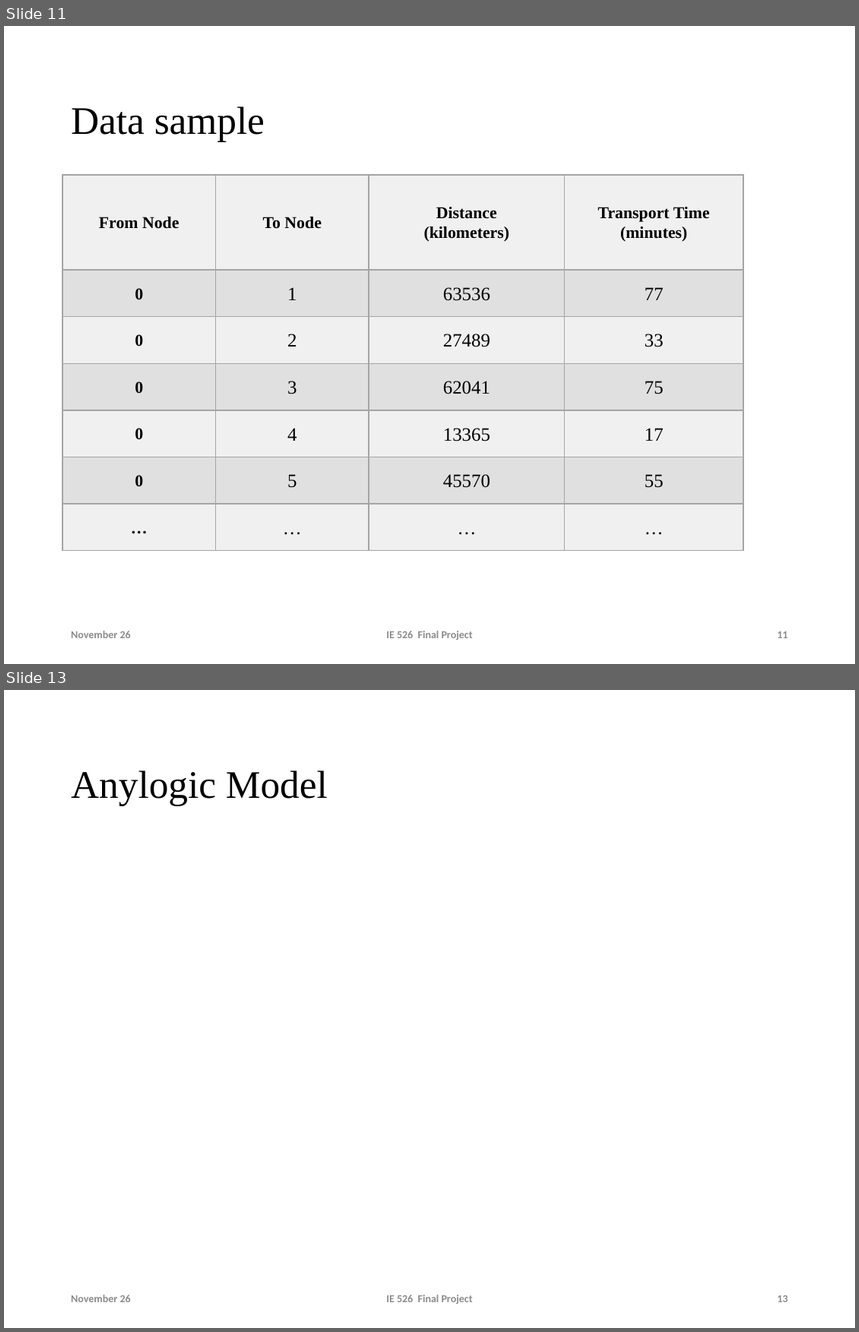
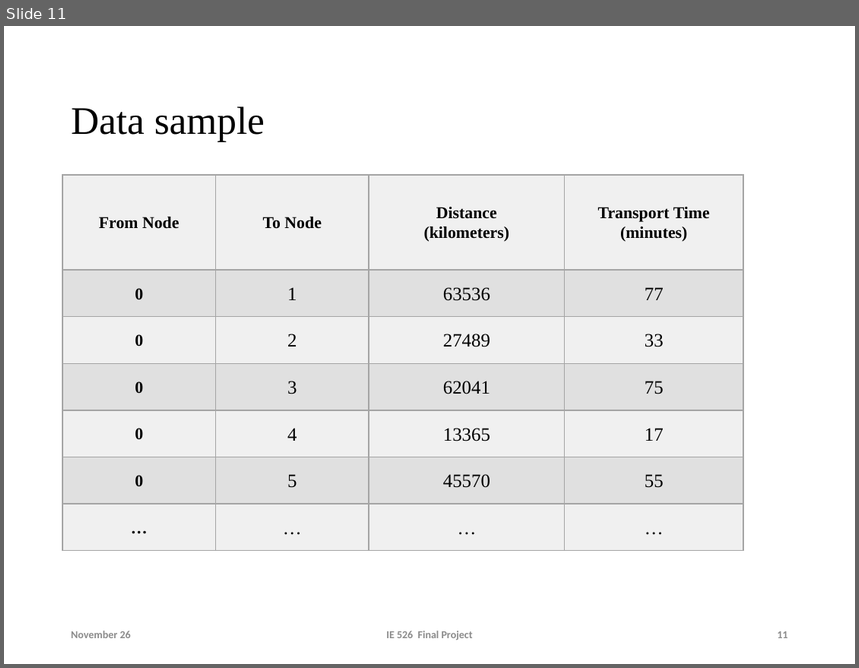
Before and after one commit to lyuzz/IE-526-Final-Project, a slide deck: Lyu/Part of Lyu.pptx. Shown one above the other, each under a label of ours: slides 11 and 13 before the commit, slide 11 after it; the slides between them are not shown. The pictures are 859x1332 and 859x668 pixels, drawn with LibreOffice and Linux fonts; fonts in the diff are those of the drawing; background and template pictures are left out. Boxes give left, top, right and bottom in pixels: in the first picture for what was removed or moved away, otherwise in the second. Text is boxed around its words. In the diff, an @@ line names an element or a change of style, - is before the commit and + after.

```diff
--- a/Lyu/Part of Lyu.pptx
+++ b/Lyu/Part of Lyu.pptx
@@ slide 13 removed at (x1=4, y1=690, x2=855, y2=1328), background #FFFFFF @@
@@ title removed at (x1=71, y1=771, x2=328, y2=806) @@
-Anylogic Model
@@ text removed at (x1=71, y1=1295, x2=131, y2=1303) @@
-November 26
@@ text removed at (x1=386, y1=1295, x2=473, y2=1304) @@
-IE 526 Final Project
@@ page number removed at (x1=778, y1=1296, x2=788, y2=1303) @@
-13
```
Also in this commit, not shown: 1 slide changed, 3 other slides removed.
